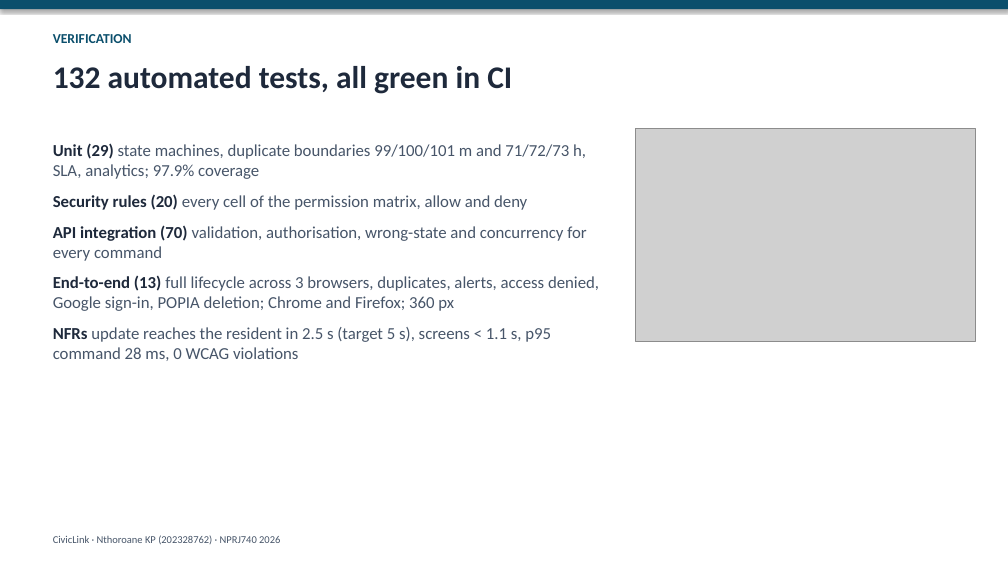
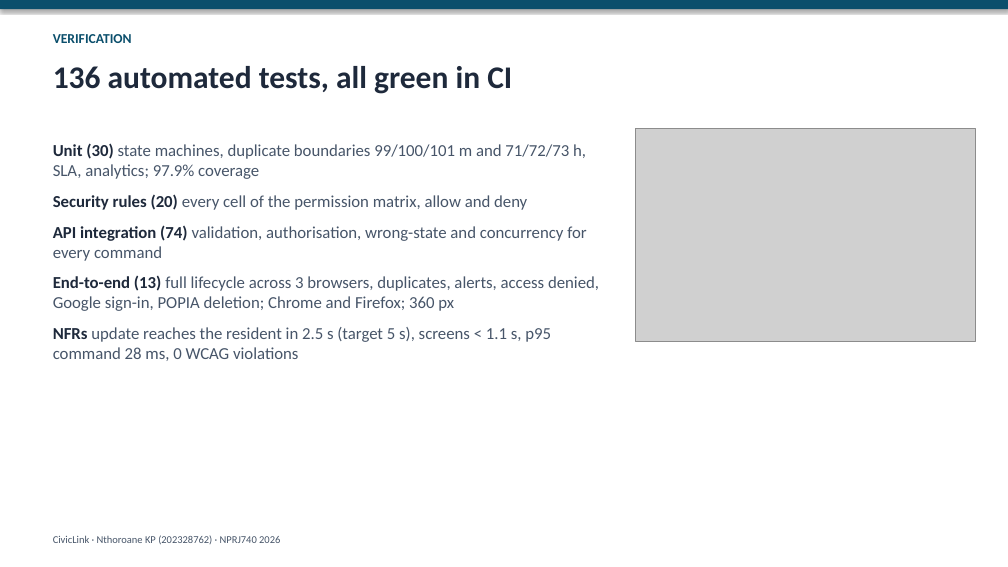
Before and after one commit to altechemist/civiclink, a slide deck: slide 5 of docs/presentation/CivicLink_Presentation.pptx. Drawn at 1008x567 pixels with LibreOffice and Linux fonts; fonts in the diff are those of the drawing; grey boxes stand for pictures. Boxes give left, top, right and bottom in pixels: in the first picture for what was removed or moved away, otherwise in the second. Text is boxed around its words. In the diff, an @@ line names an element or a change of style, - is before the commit and + after.

```diff
--- a/docs/presentation/CivicLink_Presentation.pptx
+++ b/docs/presentation/CivicLink_Presentation.pptx
@@ text at <box>53,66,512,94</box>: text changed @@
-132 automated tests, all green in CI
+136 automated tests, all green in CI
@@ text at <box>53,143,586,179</box>: text changed @@
-Unit (29) state machines, duplicate boundaries 99/100/101 m and 71/72/73 h, SLA, analytics; 97.9% coverage
+Unit (30) state machines, duplicate boundaries 99/100/101 m and 71/72/73 h, SLA, analytics; 97.9% coverage
@@ text at <box>53,225,586,261</box>: text changed @@
-API integration (70) validation, authorisation, wrong-state and concurrency for every command
+API integration (74) validation, authorisation, wrong-state and concurrency for every command
```
Also in this commit, not shown: 2 other slides changed, 22 other files.
